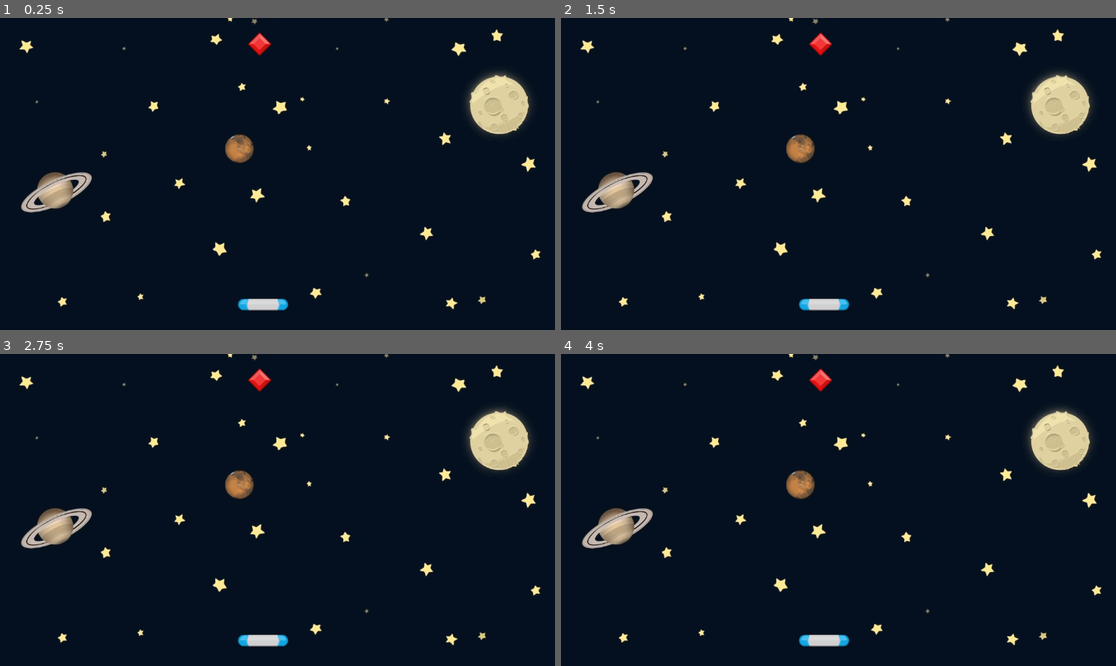
Above: before the commit, frames 1-4 (two rows, left to right).
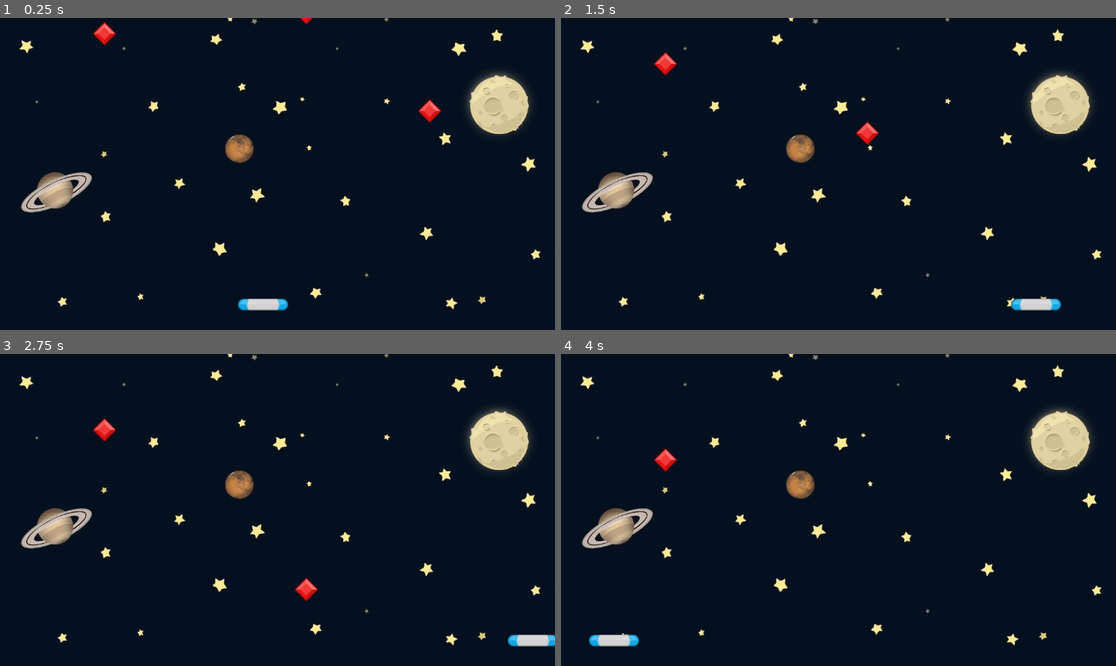
Above: after the commit, the same moments.

Repository: ewilliams0305/godot_tutorials
Game: Godot game, scene res://scenes/game.tscn
Two runs of this game, one before a commit and one after it. Both use one fixed random seed, a clock stepped at 60 frames per second and the inputs below.
Inputs:
- Up to frame 1 (0.25 s): no input
- Up to frame 2 (1.5 s): hold Right (right, bound only after the commit) 0.53-1.28 s; hold Left (left, bound only after the commit) from 1.28 s (still down)
- Up to frame 3 (2.75 s): release Left (left, bound only after the commit) at 2.03 s; hold Right (right, bound only after the commit) from 2.03 s (still down)
- Up to frame 4 (4 s): release Right (right, bound only after the commit) at 3.53 s; hold Left (left, bound only after the commit) from 3.53 s (still down)

The runs differ from the first frame. In frame 1, 0.6% of the frame differs, in the area x 16-80%, y 0-34%; in frame 2, 1.2%, in the area x 16-91%, y 4-94%; in frame 3, 1.2%; in frame 4, 1.0%.

Commit message:
added movement

Diff:
--- a/Master_Godot_4/gem-catcher/project.godot
+++ b/Master_Godot_4/gem-catcher/project.godot
@@ -19,6 +19,21 @@
 
 project/assembly_name="Gem Catcher"
 
+[input]
+
+left={
+"deadzone": 0.5,
+"events": [Object(InputEventKey,"resource_local_to_scene":false,"resource_name":"","device":0,"window_id":0,"alt_pressed":false,"shift_pressed":false,"ctrl_pressed":false,"meta_pressed":false,"pressed":false,"keycode":0,"physical_keycode":4194319,"key_label":0,"unicode":0,"location":0,"echo":false,"script":null)
+, Object(InputEventKey,"resource_local_to_scene":false,"resource_name":"","device":-1,"window_id":0,"alt_pressed":false,"shift_pressed":false,"ctrl_pressed":false,"meta_pressed":false,"pressed":false,"keycode":0,"physical_keycode":65,"key_label":0,"unicode":97,"location":0,"echo":false,"script":null)
+]
+}
+right={
+"deadzone": 0.5,
+"events": [Object(InputEventKey,"resource_local_to_scene":false,"resource_name":"","device":-1,"window_id":0,"alt_pressed":false,"shift_pressed":false,"ctrl_pressed":false,"meta_pressed":false,"pressed":false,"keycode":0,"physical_keycode":4194321,"key_label":0,"unicode":0,"location":0,"echo":false,"script":null)
+, Object(InputEventKey,"resource_local_to_scene":false,"resource_name":"","device":-1,"window_id":0,"alt_pressed":false,"shift_pressed":false,"ctrl_pressed":false,"meta_pressed":false,"pressed":false,"keycode":0,"physical_keycode":68,"key_label":0,"unicode":100,"location":0,"echo":false,"script":null)
+]
+}
+
 [rendering]
 
 renderer/rendering_method="mobile"
--- a/Master_Godot_4/gem-catcher/scenes/game.tscn
+++ b/Master_Godot_4/gem-catcher/scenes/game.tscn
@@ -13,6 +13,17 @@
 
 [node name="Paddle" parent="." instance=ExtResource("2_6e7fj")]
 position = Vector2(546, 595)
+speed = 800.0
+paddle_delta = 50
 
 [node name="Gem" parent="." instance=ExtResource("3_utskt")]
-position = Vector2(539, 54)
+position = Vector2(636, -61)
+speed = 200.0
+
+[node name="Gem2" parent="." instance=ExtResource("3_utskt")]
+position = Vector2(892, 68)
+speed = 500.0
+
+[node name="Gem3" parent="." instance=ExtResource("3_utskt")]
+position = Vector2(217, 20)
+speed = 50.0
--- a/Master_Godot_4/gem-catcher/scenes/gem.tscn
+++ b/Master_Godot_4/gem-catcher/scenes/gem.tscn
@@ -1,11 +1,13 @@
-[gd_scene load_steps=3 format=3 uid="uid://bwb7yf22or3in"]
+[gd_scene load_steps=4 format=3 uid="uid://bwb7yf22or3in"]
 
+[ext_resource type="Script" path="res://scripts/gem.gd" id="1_35wi0"]
 [ext_resource type="Texture2D" uid="uid://cwwgl7i5i5lyd" path="res://assets/element_red_diamond.png" id="1_ruk7j"]
 
 [sub_resource type="RectangleShape2D" id="RectangleShape2D_pv3vu"]
 size = Vector2(35.3553, 35.3553)
 
 [node name="Gem" type="Area2D"]
+script = ExtResource("1_35wi0")
 
 [node name="Sprite2D" type="Sprite2D" parent="."]
 texture = ExtResource("1_ruk7j")
@@ -13,5 +15,4 @@
 [node name="CollisionShape2D" type="CollisionShape2D" parent="."]
 position = Vector2(0, 4.76837e-07)
 rotation = 0.785398
-scale = Vector2(1, 1)
 shape = SubResource("RectangleShape2D_pv3vu")
--- a/Master_Godot_4/gem-catcher/scenes/paddle.tscn
+++ b/Master_Godot_4/gem-catcher/scenes/paddle.tscn
@@ -1,5 +1,6 @@
-[gd_scene load_steps=3 format=3 uid="uid://2ypkpt86lybm"]
+[gd_scene load_steps=4 format=3 uid="uid://2ypkpt86lybm"]
 
+[ext_resource type="Script" path="res://scripts/paddle.gd" id="1_c17ka"]
 [ext_resource type="Texture2D" uid="uid://d22kxqxt58q5p" path="res://assets/paddleBlu.png" id="1_jig42"]
 
 [sub_resource type="CapsuleShape2D" id="CapsuleShape2D_clk3b"]
@@ -7,6 +8,7 @@
 height = 104.0
 
 [node name="Paddle" type="Area2D"]
+script = ExtResource("1_c17ka")
 
 [node name="Sprite2D" type="Sprite2D" parent="."]
 texture = ExtResource("1_jig42")
--- /dev/null
+++ b/Master_Godot_4/gem-catcher/scripts/gem.gd
@@ -0,0 +1,14 @@
+extends Area2D
+
+@export var speed: float = 100.0
+
+func _ready() -> void:
+	pass
+
+func _process(delta: float) -> void:
+	position.y += speed * delta
+
+	if position.y > (get_viewport_rect().size.y + 20):
+		print("removing gem")
+		set_process(false)
+		queue_free()
--- /dev/null
+++ b/Master_Godot_4/gem-catcher/scripts/paddle.gd
@@ -0,0 +1,21 @@
+extends Area2D
+
+@export var speed: float = 60.0
+@export var paddle_delta: int = 200
+
+func _ready() -> void:
+	pass # Replace with function body.
+
+func _process(delta: float) -> void:
+	if Input.is_action_pressed("left"):
+		if position.x > -paddle_delta:
+			position.x -= speed * delta
+		else:
+			position.x = get_viewport_rect().size.x + paddle_delta
+
+	elif Input.is_action_pressed("right"):
+
+		if position.x > get_viewport_rect().size.x + paddle_delta:
+			position.x = -paddle_delta
+		else:
+			position.x += speed * delta
